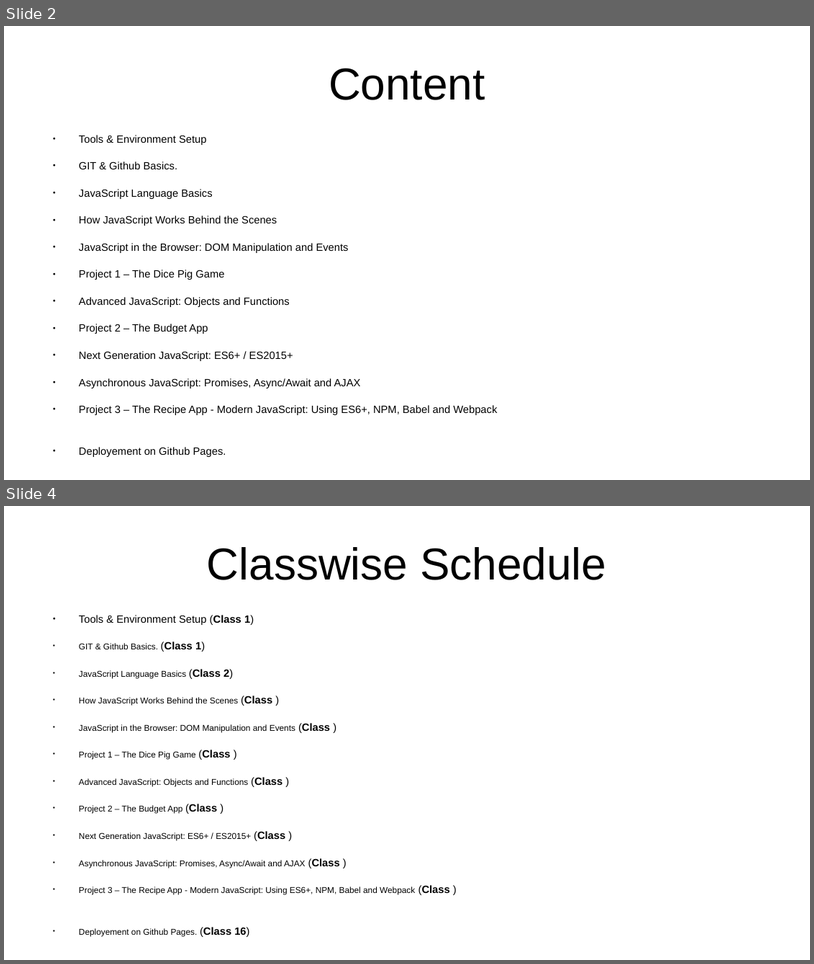
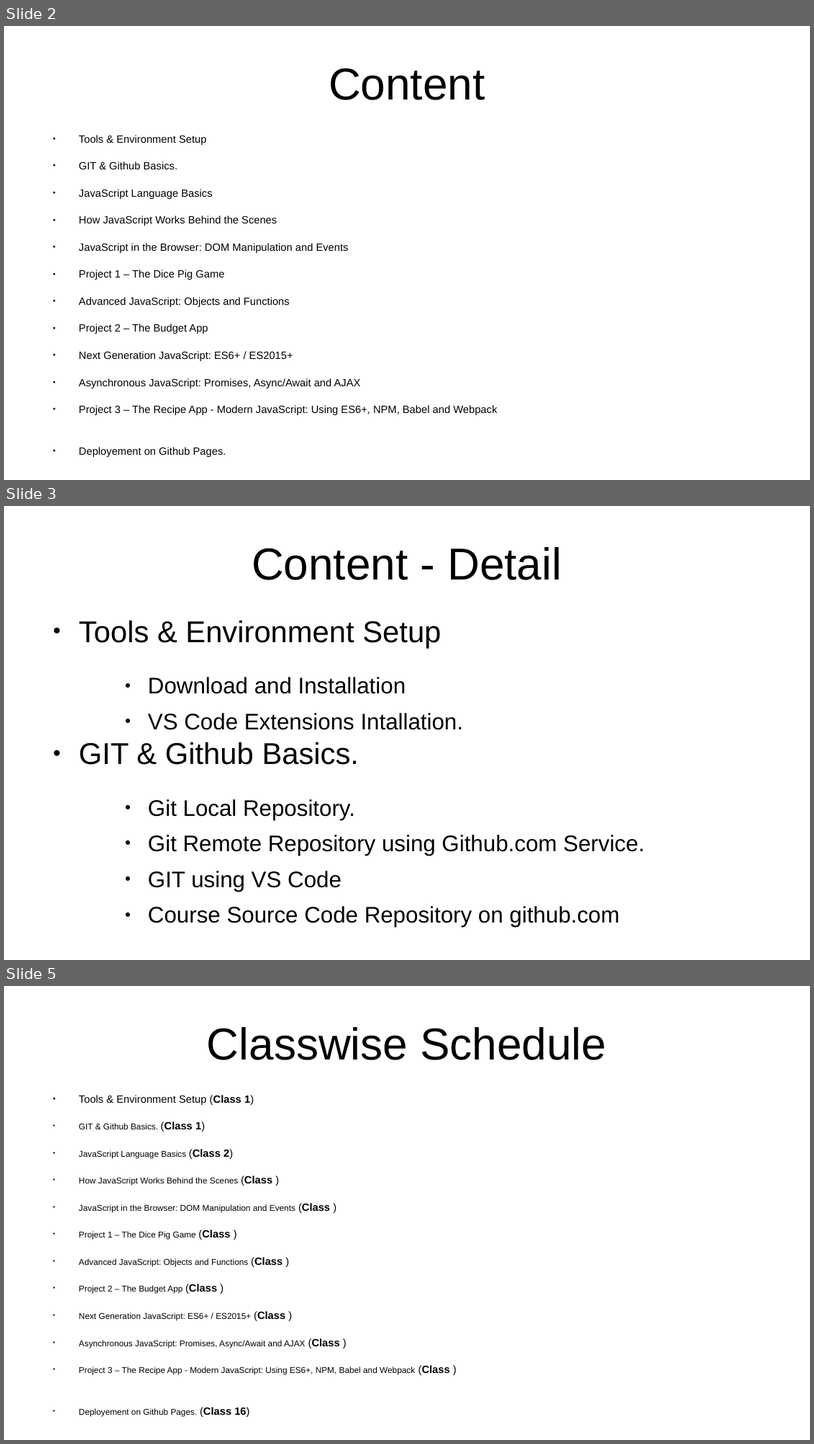
Before and after one commit to rajeshchauhan23102008/documents, a slide deck: src/courses/Javascript - No Theme.odp. Shown one above the other, each under a label of ours: slides 2 and 4 before the commit, slides 2, 3 and 5 after it; the slides between them are not shown. The pictures are 814x964 and 814x1444 pixels, drawn with LibreOffice and Linux fonts; fonts in the diff are those of the drawing. Boxes give left, top, right and bottom in pixels: in the first picture for what was removed or moved away, otherwise in the second. Text is boxed around its words. In the diff, an @@ line names an element or a change of style, - is before the commit and + after.

Commit message:
class 1 content created - cotains setup, git and github.

```diff
--- a/src/courses/Javascript - No Theme.odp
+++ b/src/courses/Javascript - No Theme.odp
@@ slide 3 added at box(4, 506, 810, 960), background #FFFFFF @@
@@ title added at box(252, 547, 562, 580), 44 pt, text #000000 @@
+Content - Detail
@@ text added at box(79, 620, 645, 926), 22.2 pt, text #000000 @@
+● Tools & Environment Setup
+    ● Download and Installation
+    ● VS Code Extensions Intallation.
+● GIT & Github Basics.
+    ● Git Local Repository.
+    ● Git Remote Repository using Github.com Service.
+    ● GIT using VS Code
+    ● Course Source Code Repository on github.com
@@ what was slide 4 is now slide 5 @@
```
Also in this commit, not shown: 5 slides changed, 3 other slides added, 1 slide removed.
